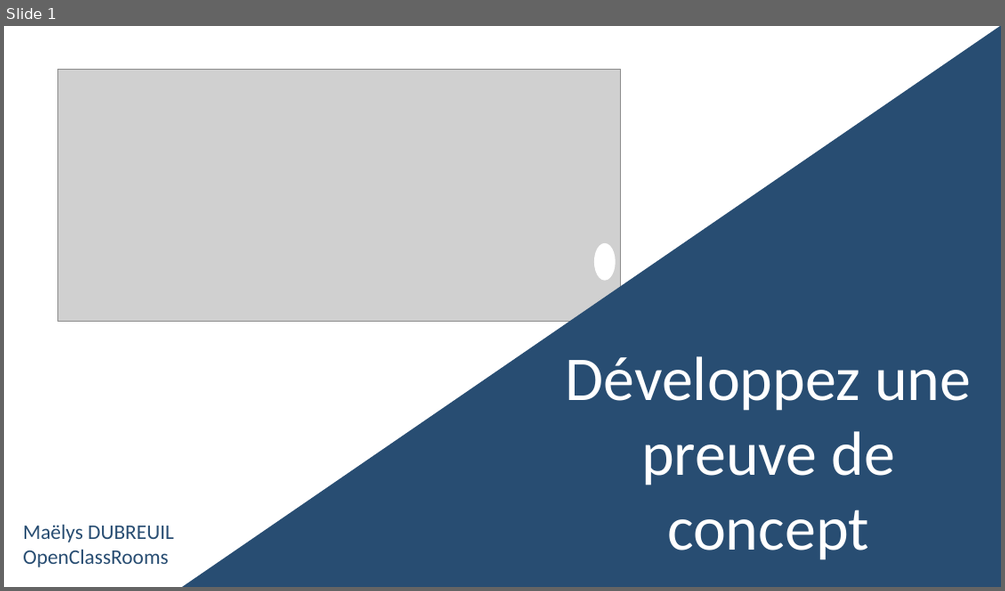
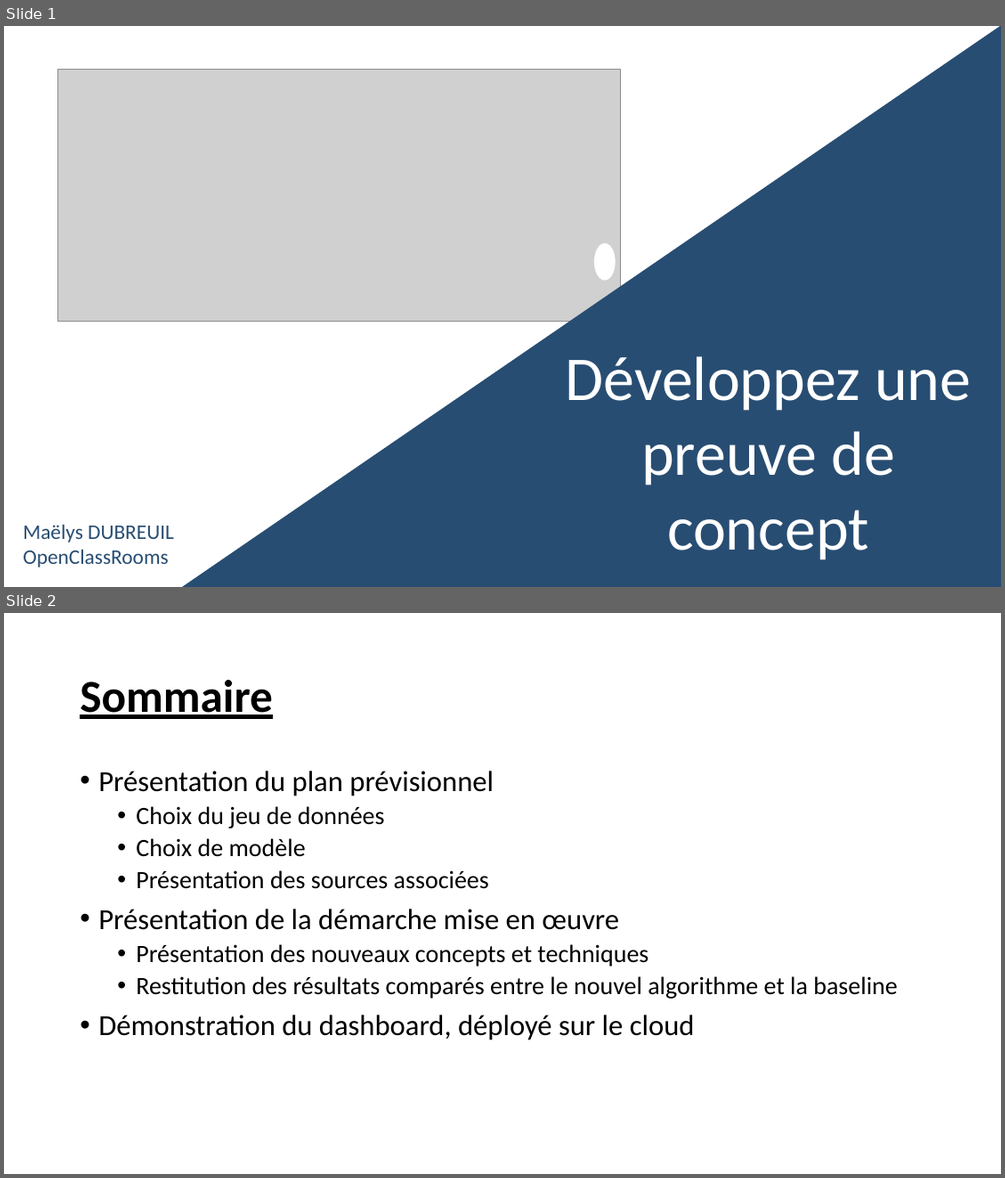
Before and after one commit to Maelys0903/PROJET7, a slide deck: Présentation.pptx. Shown one above the other, each under a label of ours: slide 1 before the commit, slides 1 and 2 after it. The pictures are 1005x591 and 1005x1178 pixels, drawn with LibreOffice and Linux fonts; fonts in the diff are those of the drawing; grey boxes stand for pictures. Boxes give left, top, right and bottom in pixels: in the first picture for what was removed or moved away, otherwise in the second. Text is boxed around its words. In the diff, an @@ line names an element or a change of style, - is before the commit and + after.

```diff
--- a/Présentation.pptx
+++ b/Présentation.pptx
@@ slide 2 added at (x1=4, y1=613, x2=1001, y2=1174), background #FFFFFF @@
@@ title added at (x1=80, y1=680, x2=273, y2=719), 44 pt, text #000000, bold, underline @@
+Sommaire
@@ text added at (x1=98, y1=771, x2=897, y2=1040), 24 pt, text #000000 @@
+• Présentation du plan prévisionnel
+  • Choix du jeu de données
+  • Choix de modèle
+  • Présentation des sources associées
+• Présentation de la démarche mise en œuvre
+  • Présentation des nouveaux concepts et techniques
+  • Restitution des résultats comparés entre le nouvel algorithme et la baseline
+• Démonstration du dashboard, déployé sur le cloud
```
Also in this commit, not shown: 6 other slides added, 1 slide removed, 1 other file.
